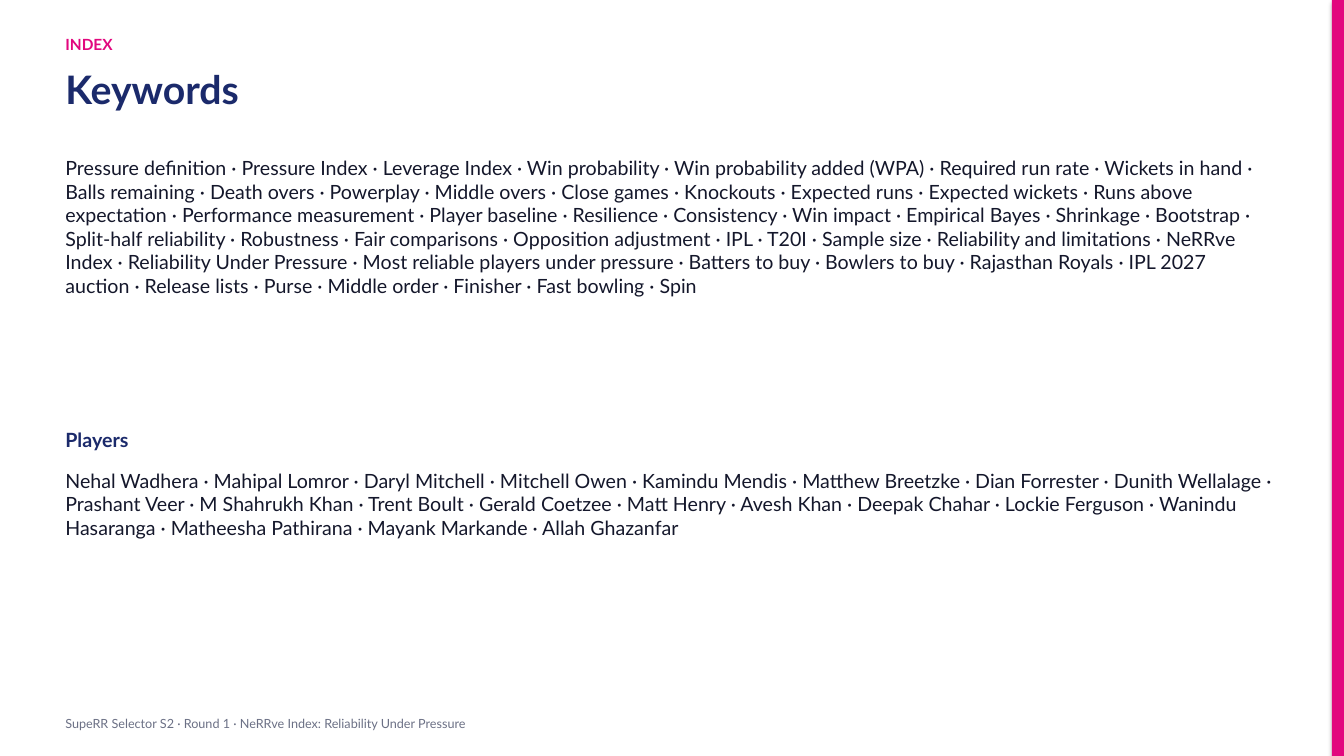
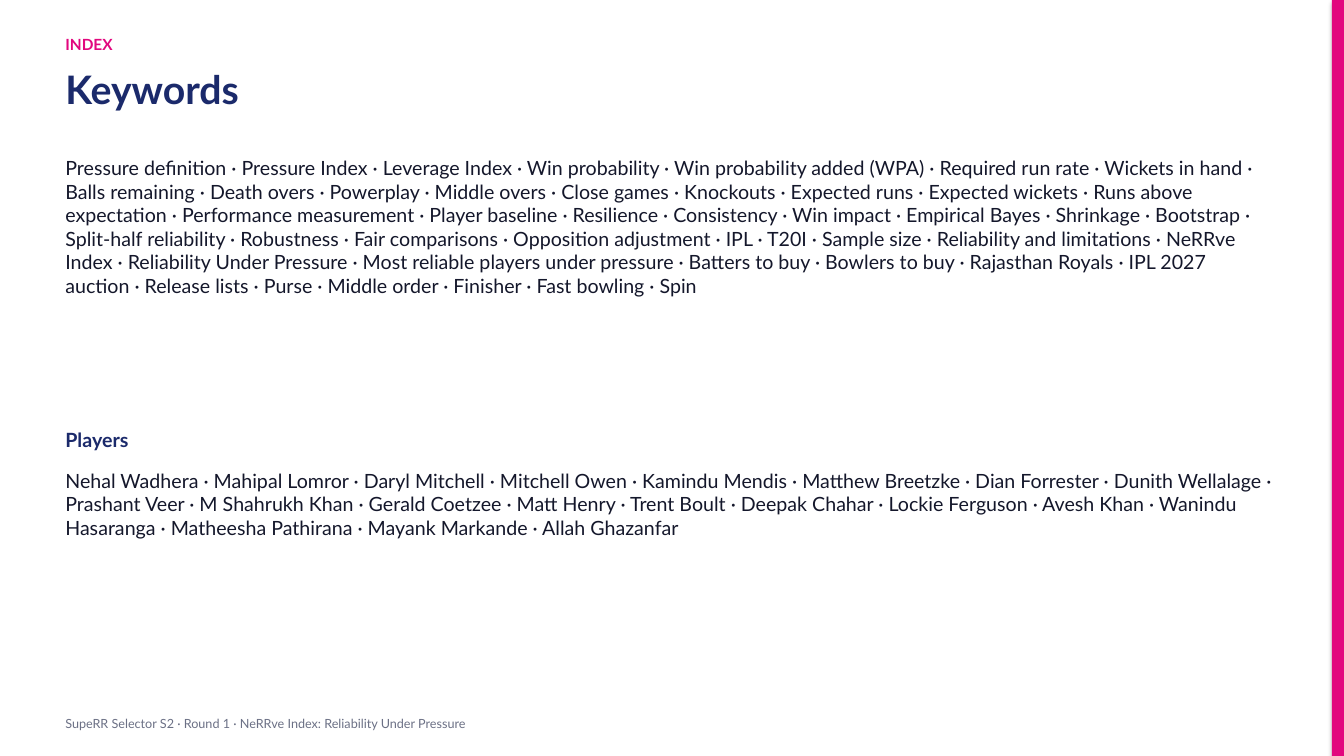
Before and after one commit to KoduruChandrasekhar/RRAuction-, a slide deck: slide 18 of submission/NeRRve_Deck.pptx. Drawn at 1344x756 pixels with LibreOffice and Linux fonts; fonts in the diff are those of the drawing. Boxes give left, top, right and bottom in pixels: in the first picture for what was removed or moved away, otherwise in the second. Text is boxed around its words. In the diff, an @@ line names an element or a change of style, - is before the commit and + after.

```diff
--- a/submission/NeRRve_Deck.pptx
+++ b/submission/NeRRve_Deck.pptx
@@ text at box(65, 473, 1261, 539): text changed @@
-Nehal Wadhera · Mahipal Lomror · Daryl Mitchell · Mitchell Owen · Kamindu Mendis · Matthew Breetzke · Dian Forrester · Dunith Wellalage · Prashant Veer · M Shahrukh Khan · Trent Boult · Gerald Coetzee · Matt Henry · Avesh Khan · Deepak Chahar · Lockie Ferguson · Wanindu Hasaranga · Matheesha Pathirana · Mayank Markande · Allah Ghazanfar
+Nehal Wadhera · Mahipal Lomror · Daryl Mitchell · Mitchell Owen · Kamindu Mendis · Matthew Breetzke · Dian Forrester · Dunith Wellalage · Prashant Veer · M Shahrukh Khan · Gerald Coetzee · Matt Henry · Trent Boult · Deepak Chahar · Lockie Ferguson · Avesh Khan · Wanindu Hasaranga · Matheesha Pathirana · Mayank Markande · Allah Ghazanfar
```
Also in this commit, not shown: 7 other slides changed, 7 other files.
